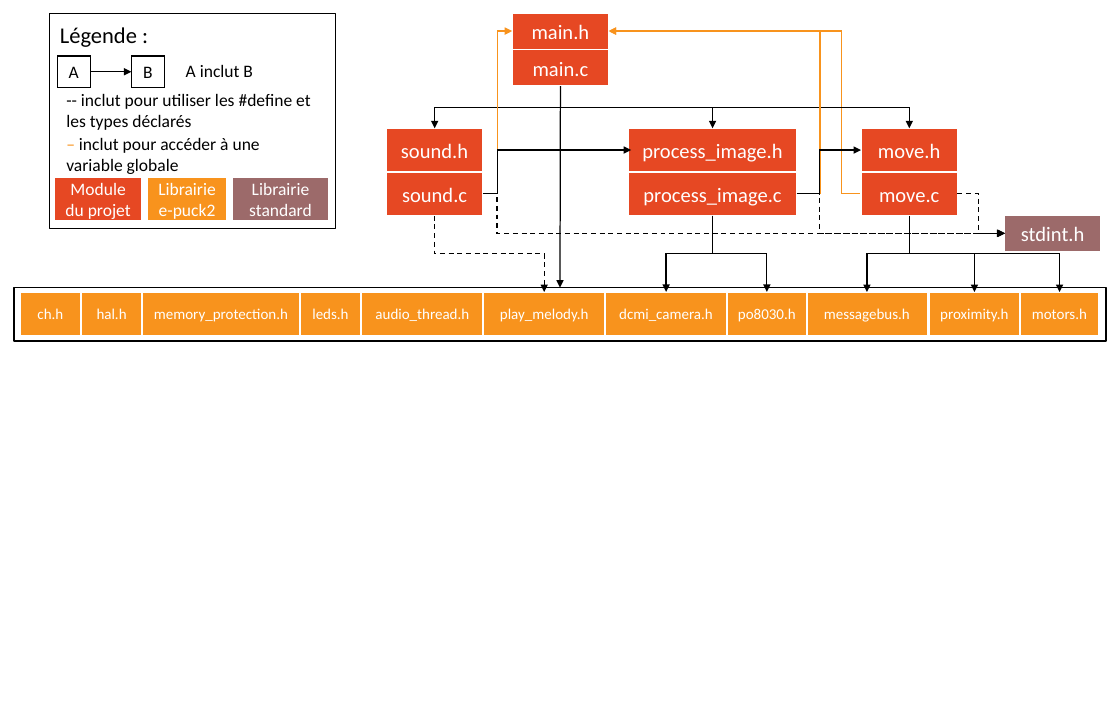
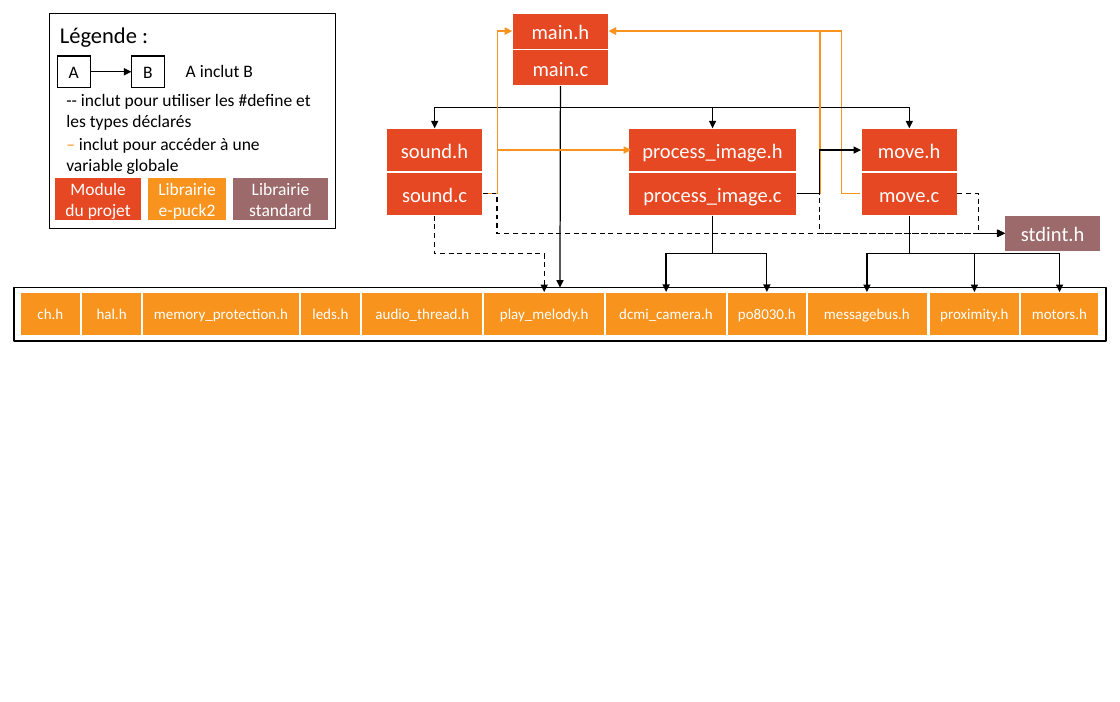
Before and after one commit to JulieBoh/robotique_miniprojet_BA6, a slide deck: slide 1 of diagramme_includes.pptx. Drawn at 1120x702 pixels with LibreOffice and Linux fonts; fonts in the diff are those of the drawing. Boxes give left, top, right and bottom in pixels: in the first picture for what was removed or moved away, otherwise in the second. Text is boxed around its words. In the diff, an @@ line names an element or a change of style, - is before the commit and + after.

```diff
--- a/diagramme_includes.pptx
+++ b/diagramme_includes.pptx
@@ elbow arrow (485, 194) - (631, 150): stroke #000000 1 pt to #F8931D 1 pt @@
```
Also in this commit, not shown: 1 other file.
